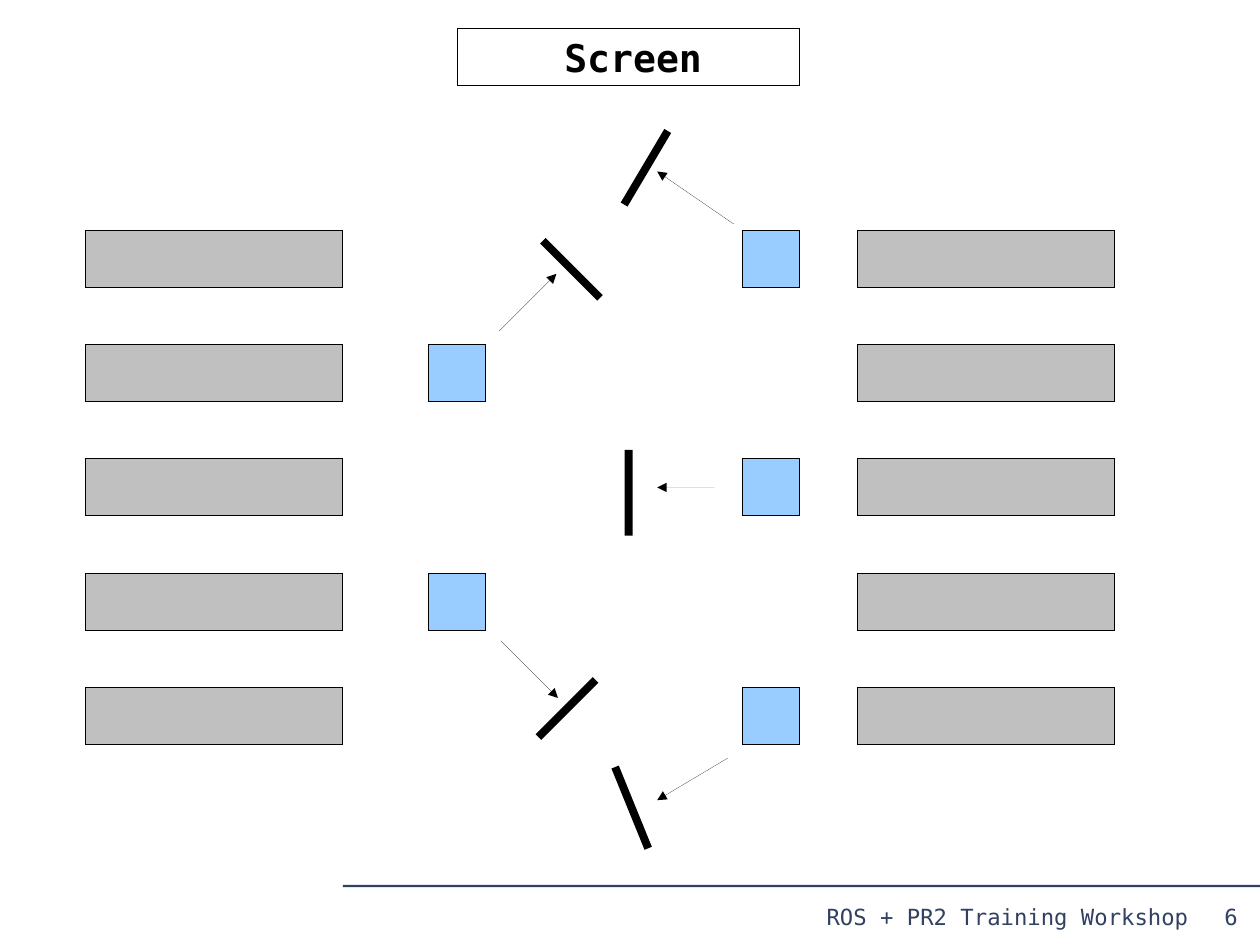
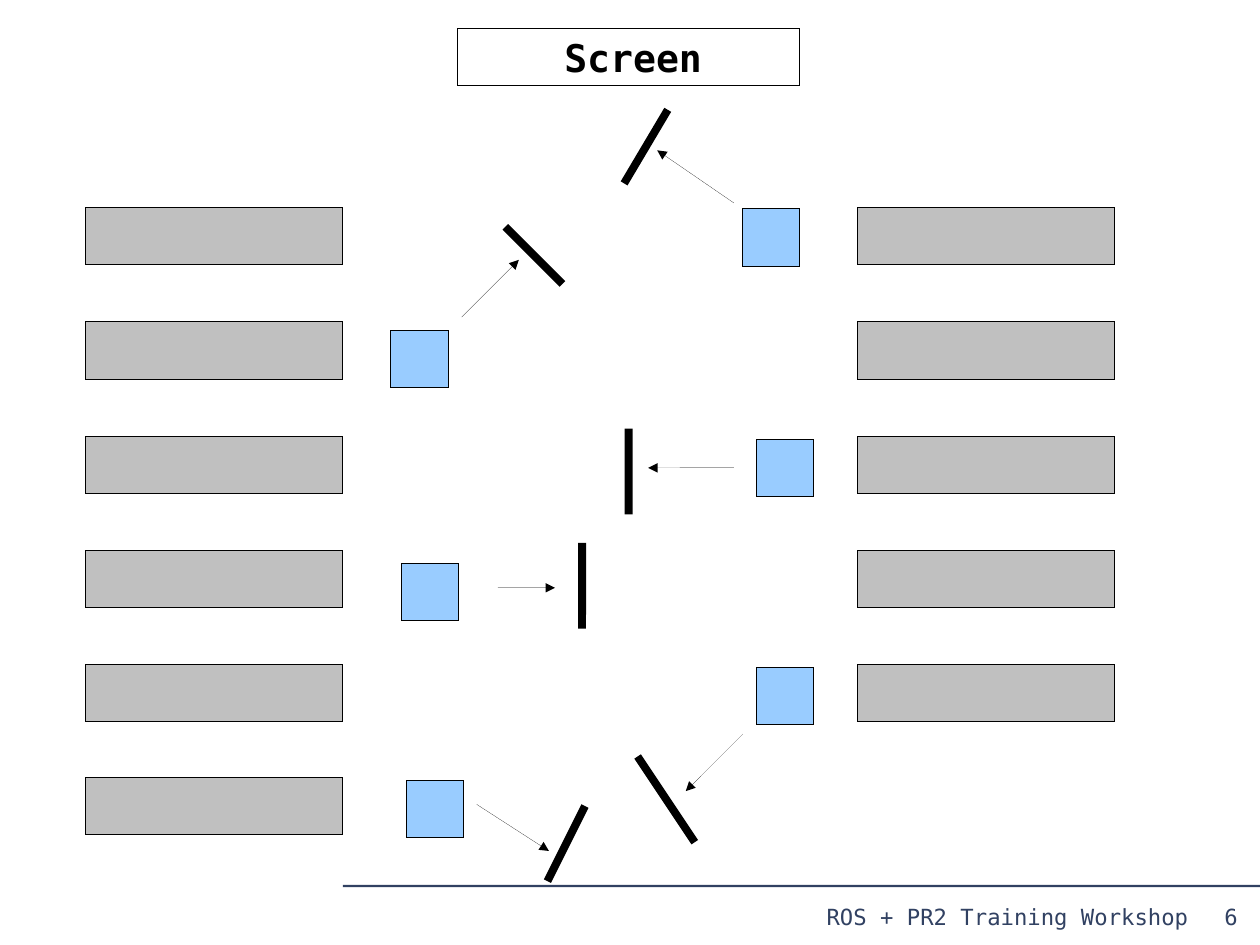
Before and after one commit to PR2/pr2_docs, a slide deck: slide 6 of pr2_training_workshop/calibrating_pr2/calibrating_pr2.odp. Drawn at 1260x945 pixels with LibreOffice and Linux fonts; fonts in the diff are those of the drawing. Boxes give left, top, right and bottom in pixels: in the first picture for what was removed or moved away, otherwise in the second. Text is boxed around its words. In the diff, an @@ line names an element or a change of style, - is before the commit and + after.

```diff
--- a/pr2_training_workshop/calibrating_pr2/calibrating_pr2.odp
+++ b/pr2_training_workshop/calibrating_pr2/calibrating_pr2.odp
@@ 11 rectangles, 1 line, 1 arrow: place and size @@
-11 rectangles, 1 line, 1 arrow at [86,131,1115,744]
+11 rectangles, 1 line, 1 arrow at [86,110,1115,723]
@@ 1 rectangle, 1 line, 1 arrow: place and size @@
-1 rectangle, 1 line, 1 arrow at [429,241,600,401]
+1 rectangle, 1 line, 1 arrow at [391,226,563,388]
@@ line moved from (648, 848) - (615, 767) to (629, 515) - (629, 429) @@
@@ rectangle: place and size @@
-rectangle at [743,687,800,744]
+rectangle at [757,439,814,496]
@@ arrow added from (734, 468) to (648, 468), #000000 0 pt @@
@@ rectangle: place and size @@
-rectangle at [743,458,800,516]
+rectangle at [401,564,458,621]
@@ line moved from (629, 536) - (629, 450) to (582, 629) - (582, 543) @@
@@ arrow moved from (715, 487) - (657, 487) to (499, 588) - (556, 588) @@
@@ rectangle added at [757,668,814,725], fill #99CCFF, outline #000000 0 pt @@
@@ arrow moved from (728, 758) - (657, 800) to (743, 734) - (686, 791) @@
@@ rectangle added at [86,777,343,835], fill #C0C0C0, outline #000000 0 pt @@
@@ line added from (695, 843) to (638, 757), #000000 4.99 pt @@
@@ rectangle: place and size @@
-rectangle at [429,573,486,630]
+rectangle at [406,780,463,837]
@@ arrow moved from (501, 641) - (558, 699) to (477, 805) - (549, 851) @@
@@ line moved from (539, 737) - (596, 680) to (548, 882) - (585, 806) @@
```
Also in this commit, not shown: 1 other file.
